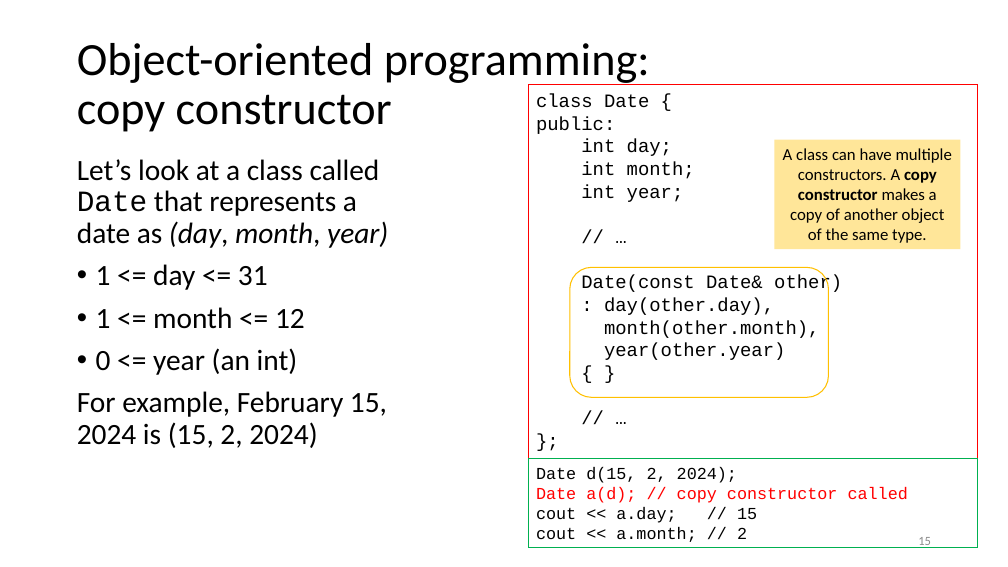
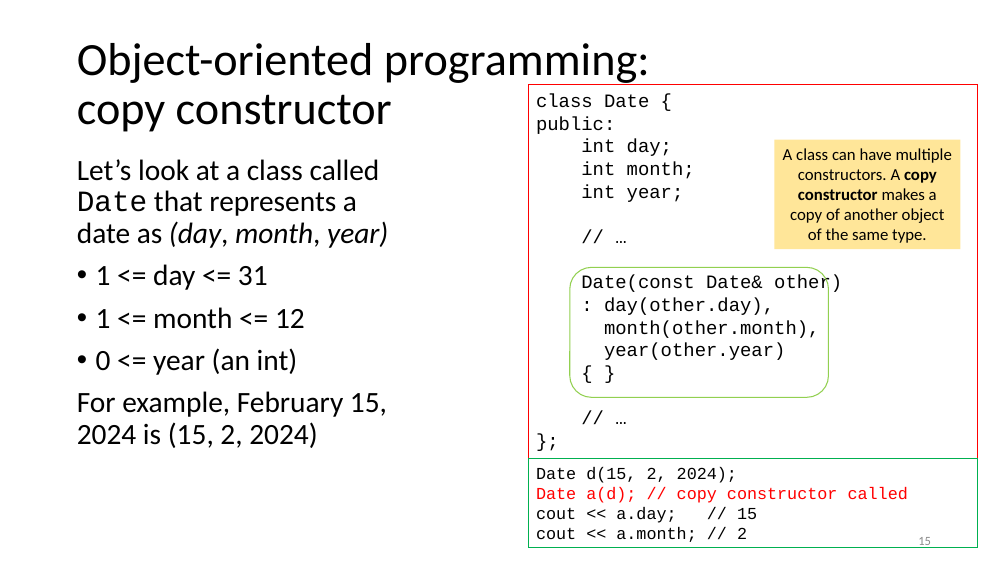
Before and after one commit to tjd1234/cmpt135spring2024, a slide deck: slide 15 of sample_code/week5/week5_cmpt135.pptx. Drawn at 1008x567 pixels with LibreOffice and Linux fonts; fonts in the diff are those of the drawing. Boxes give left, top, right and bottom in pixels: in the first picture for what was removed or moved away, otherwise in the second. Text is boxed around its words. In the diff, an @@ line names an element or a change of style, - is before the commit and + after.

Commit message:
updated

```diff
--- a/sample_code/week5/week5_cmpt135.pptx
+++ b/sample_code/week5/week5_cmpt135.pptx
@@ rounded rectangle at (x1=570, y1=268, x2=829, y2=398): outline #FFC000 1 pt to #92D050 1 pt @@
```
Also in this commit, not shown: 1 slide added.
